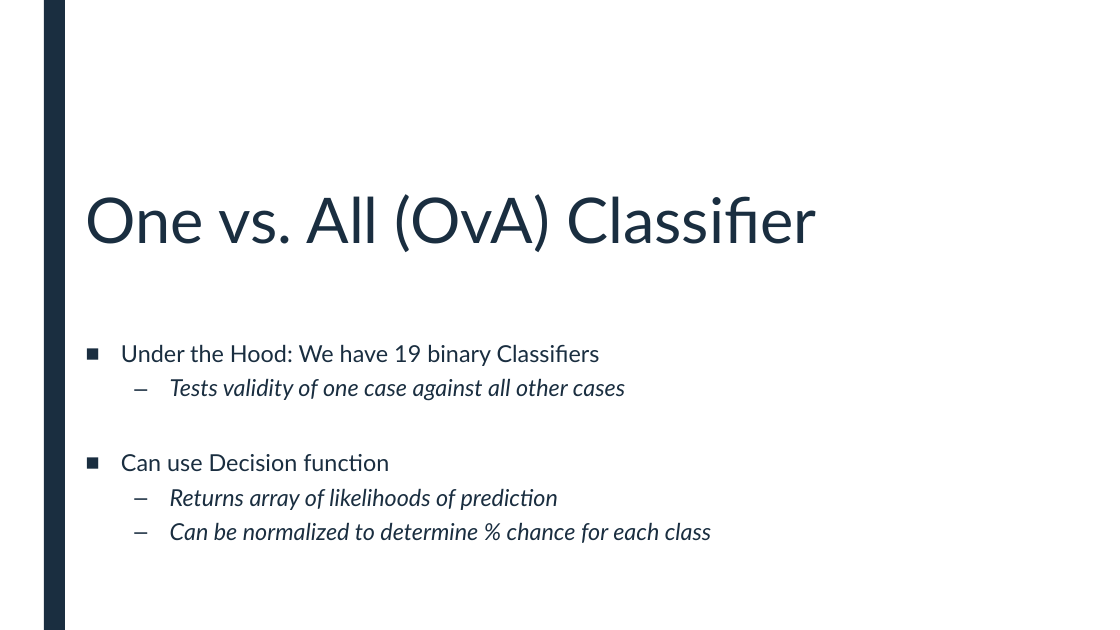
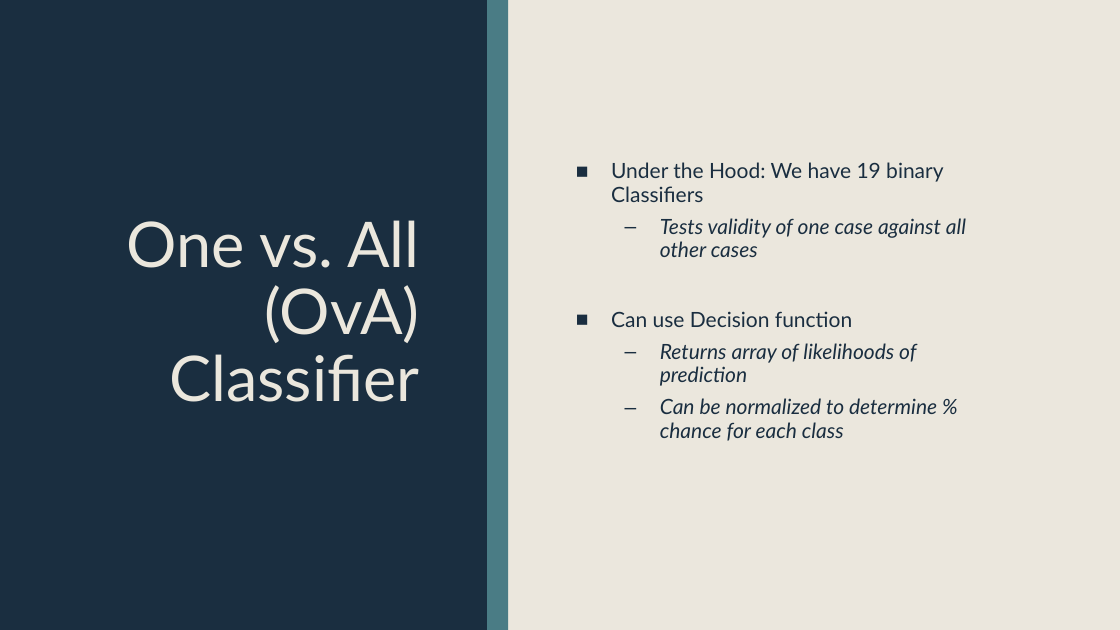
Before and after one commit to landonbuell/Buell-Senior-Thesis, a slide deck: slide 10 of Presentations/8_Jan_2020.pptx. Drawn at 1120x630 pixels with LibreOffice and Linux fonts; fonts in the diff are those of the drawing. Boxes give left, top, right and bottom in pixels: in the first picture for what was removed or moved away, otherwise in the second. Text is boxed around its words. In the diff, an @@ line names an element or a change of style, - is before the commit and + after.

```diff
--- a/Presentations/8_Jan_2020.pptx
+++ b/Presentations/8_Jan_2020.pptx
@@ background #FFFFFF to #EBE7DD @@
@@ rectangle added at (0, 0, 487, 630), fill #1A2E40 @@
@@ rectangle added at (487, 0, 508, 630), fill #4A7C85 @@
@@ title "One vs. All (OvA) Classifier": place and size @@
-title "One vs. All (OvA) Classifier" at (86, 194, 816, 252)
+title "One vs. All (OvA) Classifier" at (126, 220, 419, 402)
@@ title "One vs. All (OvA) Classifier" at (126, 220, 419, 402): text colour #1A2E40 to #EBE7DD; alignment left to right; vertical alignment bottom to middle @@
@@ text "Under the Hood: We have ...": place and size @@
-text "Under the Hood: We have ..." at (121, 344, 711, 543)
+text "Under the Hood: We have ..." at (611, 162, 966, 441)
@@ text "Under the Hood: We have ..." at (611, 162, 966, 441): size 20 to 18 pt; vertical alignment top to middle @@
```
Also in this commit, not shown: 19 other slides changed, 2 other files.
